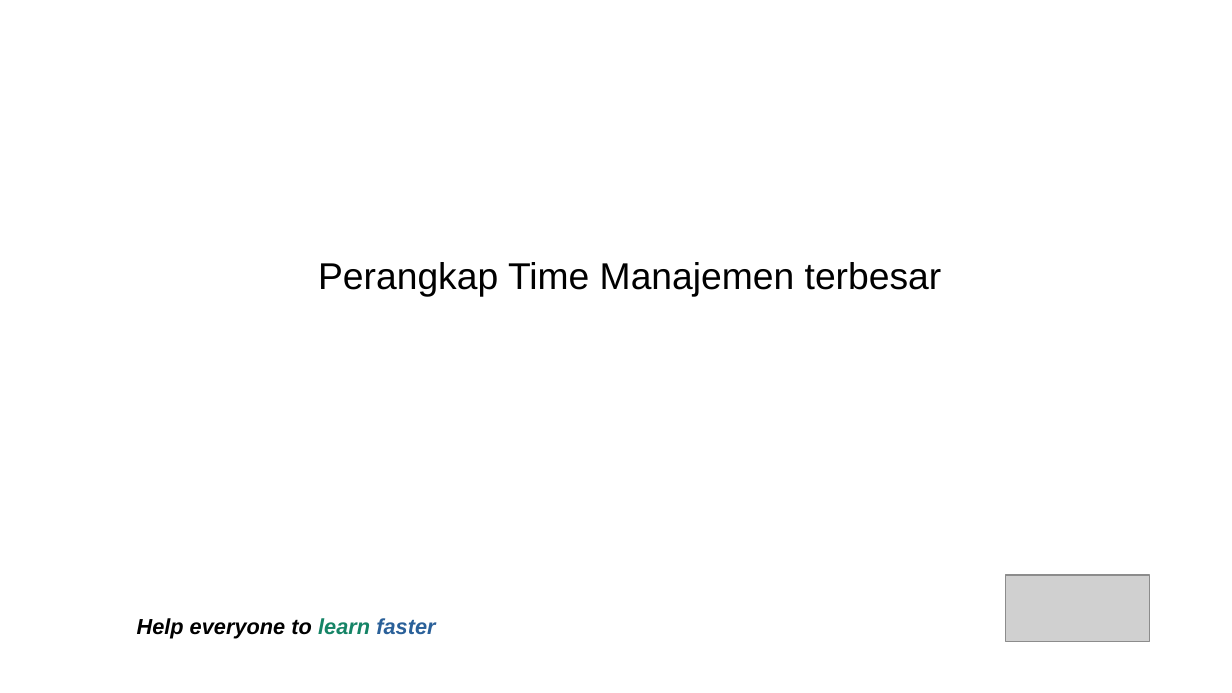
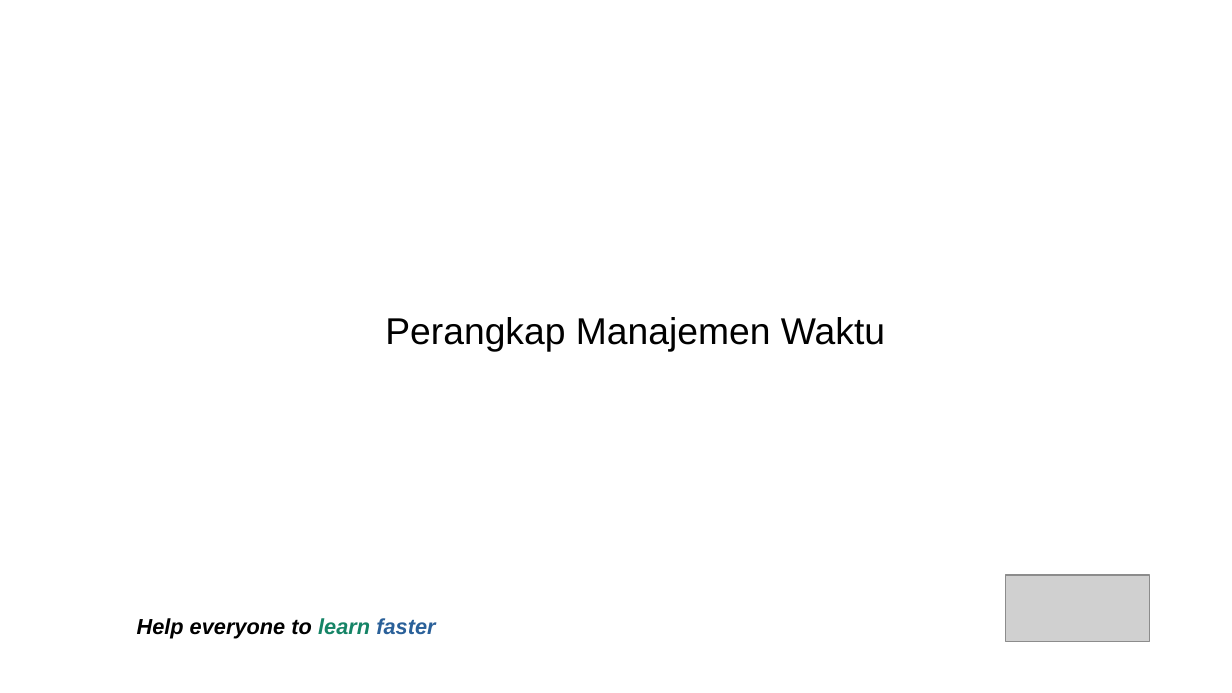
Before and after one commit to jejaksaid/course-flc, a slide deck: slide 5 of Time Management/time-management.pptx. Drawn at 1232x693 pixels with LibreOffice and Linux fonts; fonts in the diff are those of the drawing; grey boxes stand for pictures; background and template pictures are left out. Boxes give left, top, right and bottom in pixels: in the first picture for what was removed or moved away, otherwise in the second. Text is boxed around its words. In the diff, an @@ line names an element or a change of style, - is before the commit and + after.

Commit message:
modified >Time Management

```diff
--- a/Time Management/time-management.pptx
+++ b/Time Management/time-management.pptx
@@ text at <box>385,317,885,352</box>: text changed @@
-Perangkap Time Manajemen terbesar
+Perangkap Manajemen Waktu
```
Also in this commit, not shown: 56 other slides changed, 1 slide added, 1 slide removed, 2 other files.
